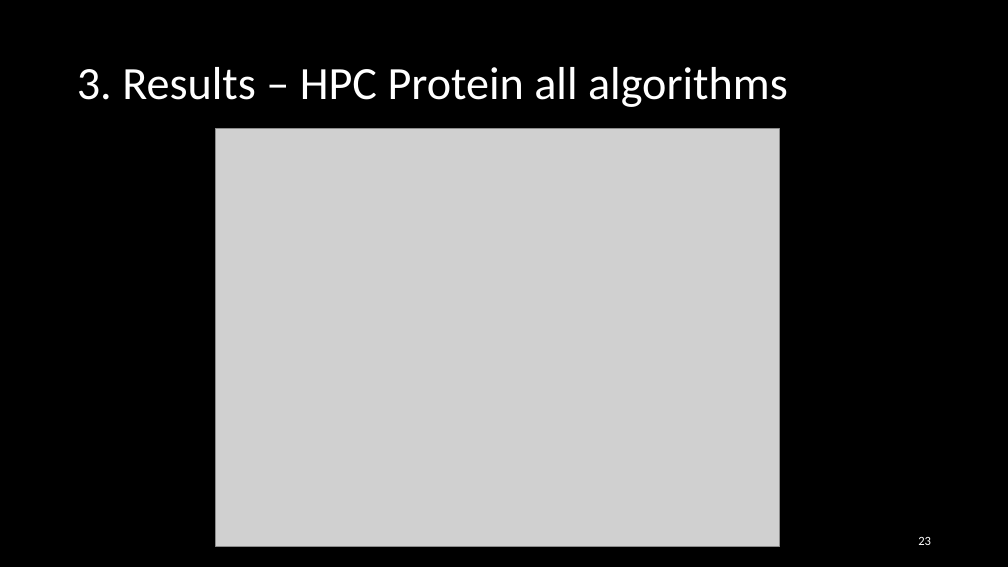
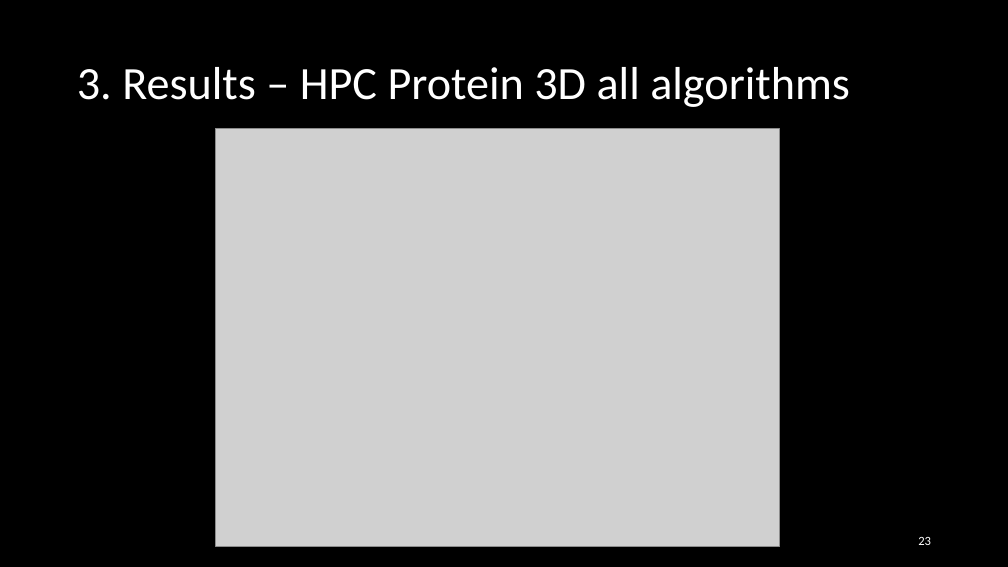
Before and after one commit to Loek21/Protein-Pow-d-er, a slide deck: slide 23 of Docs/PPP, final.pptx. Drawn at 1008x567 pixels with LibreOffice and Linux fonts; fonts in the diff are those of the drawing; grey boxes stand for pictures. Boxes give left, top, right and bottom in pixels: in the first picture for what was removed or moved away, otherwise in the second. Text is boxed around its words. In the diff, an @@ line names an element or a change of style, - is before the commit and + after.

```diff
--- a/Docs/PPP, final.pptx
+++ b/Docs/PPP, final.pptx
@@ title at bbox=[77, 67, 850, 107]: text changed @@
-3. Results – HPC Protein all algorithms
+3. Results – HPC Protein 3D all algorithms
```
Also in this commit, not shown: 6 other slides changed.
